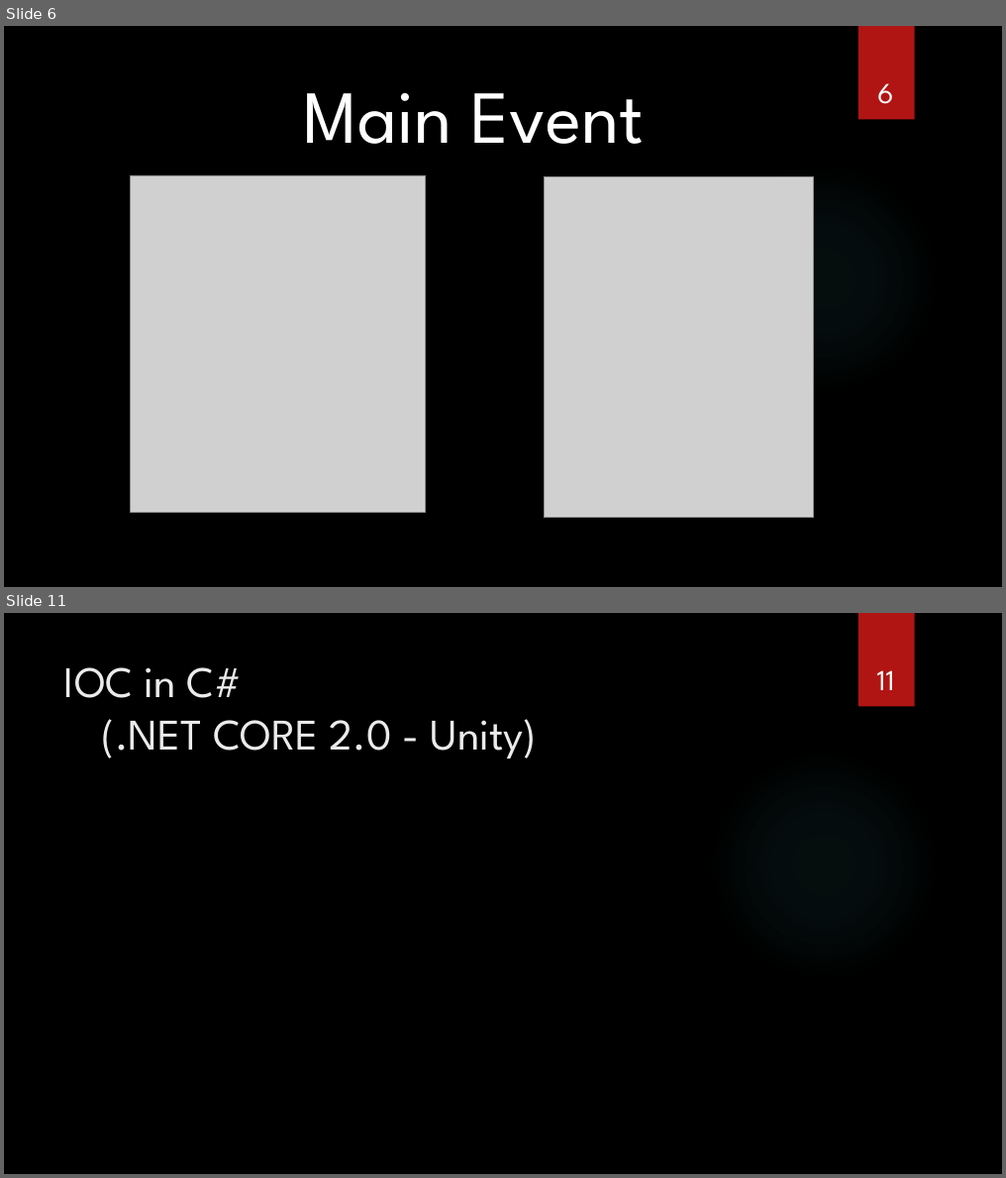
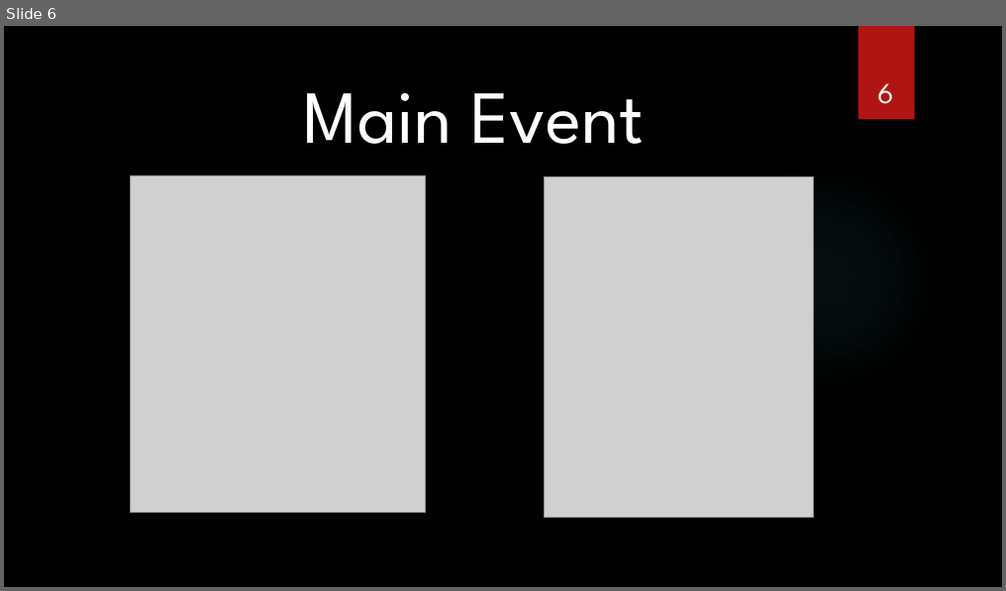
Before and after one commit to jbalman/SoftwareChange, a slide deck: Using DI and IOC - Mocking and Testing/Using DI and IOC - Mocking and Testing.pptx. Shown one above the other, each under a label of ours: slides 6 and 11 before the commit, slide 6 after it; the slides between them are not shown. The pictures are 1006x1178 and 1006x591 pixels, drawn with LibreOffice and Linux fonts; fonts in the diff are those of the drawing; grey boxes stand for pictures; background and template pictures are left out. Boxes give left, top, right and bottom in pixels: in the first picture for what was removed or moved away, otherwise in the second. Text is boxed around its words. In the diff, an @@ line names an element or a change of style, - is before the commit and + after.

```diff
--- a/Using DI and IOC - Mocking and Testing/Using DI and IOC - Mocking and Testing.pptx
+++ b/Using DI and IOC - Mocking and Testing/Using DI and IOC - Mocking and Testing.pptx
@@ slide 11 removed at [4,613,1002,1174], background picture (left out); not listed: 2 template elements that a slide beside it also shows @@
@@ title removed at [64,667,537,759] @@
-IOC in C#
-(.NET CORE 2.0 - Unity)
@@ page number removed at [877,670,895,690] @@
-11
```
Also in this commit, not shown: 5 slides changed, 11 slides added, 1 other slide removed.
